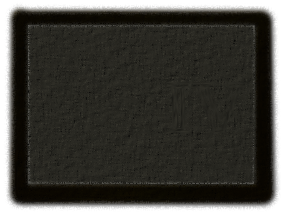
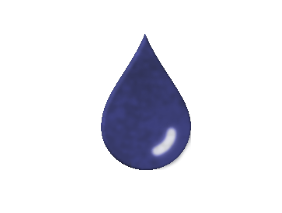
The second 282 x 213 image is a revision of the first. Changes to its layers:
added layer "Eingefügte Ebene" above "Treibstoff" over [100, 34, 191, 170]
hid "Ebene #1" over [19, 16, 263, 193]
hid "Eingefügte Ebene #2" over [4, 2, 281, 211]
